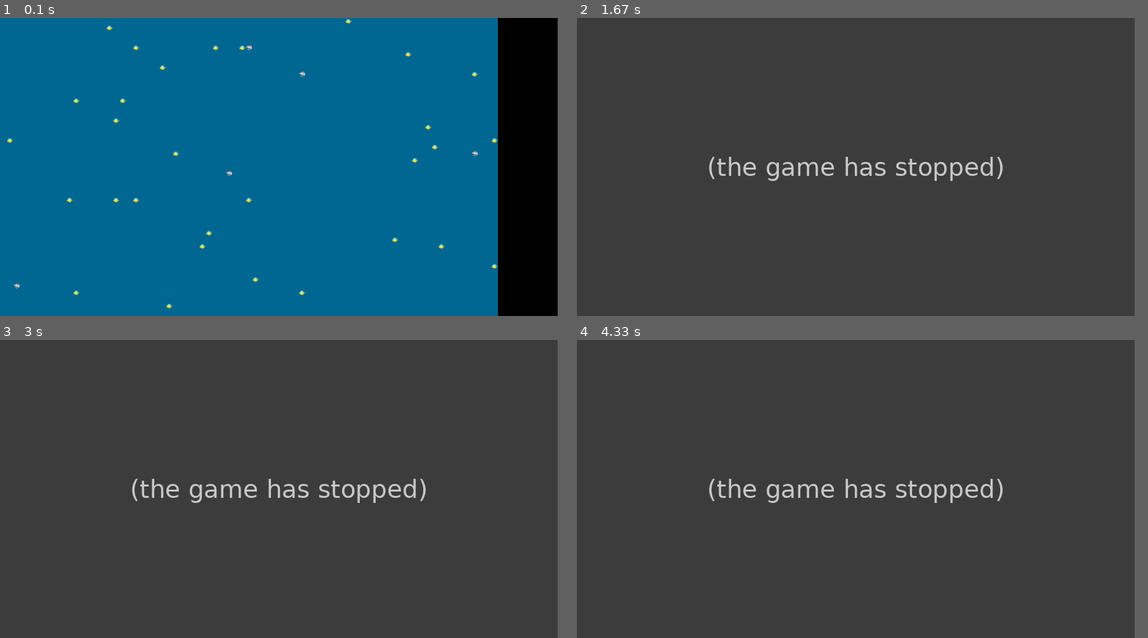
Above: before the commit, frames 1-4 (two rows, left to right).
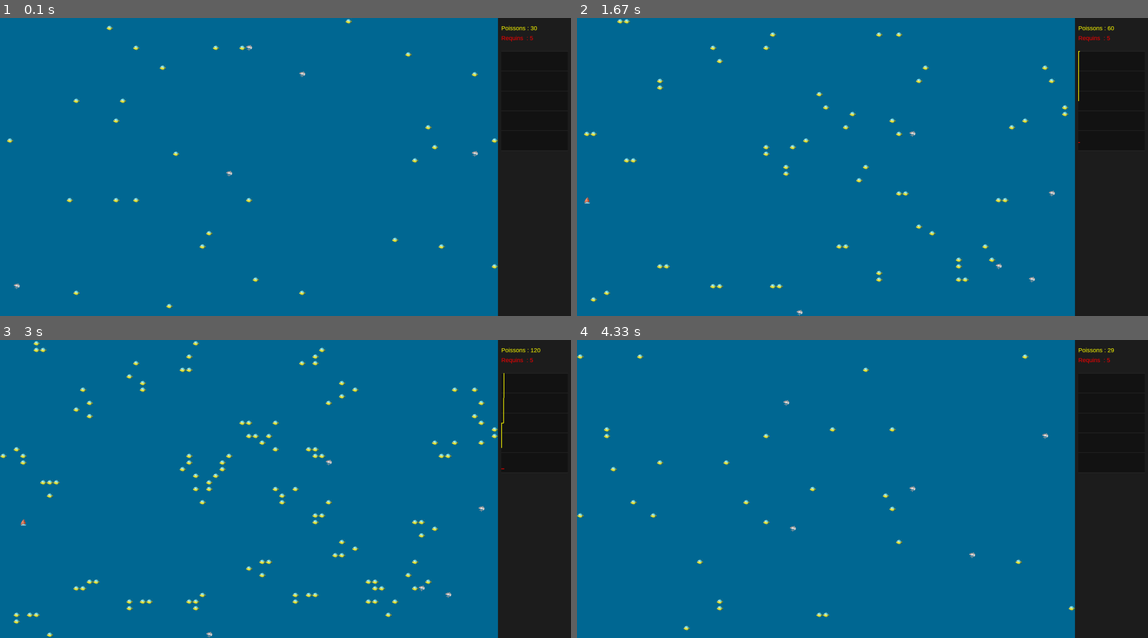
Above: after the commit, the same moments.

Repository: RemiVander/wator_projekt
Game: pygame game, started from main.py
The game is run twice, just before and just after one commit, with the same random seed, the same clock (stepped at 60 frames per second) and the same inputs.
Inputs:
- Up to frame 1 (0.1 s): no input
- Up to frame 2 (1.67 s): hold R 0.33-0.8 s; hold P 0.83-1.3 s
- Up to frame 3 (3 s): hold P 2.43-2.98 s
- Up to frame 4 (4.33 s): hold R from 4.18 s (still down)
In our replay, the window is 879x470 before the commit and 900x470 after it. These sizes can differ from the game's own. Grey fills any space a smaller window leaves; there, only what the larger window draws over its background counts as a difference.

The runs differ from the first frame. In frame 1, 7.2% of the frame differs, in the area x 87-98%, y 0-100%; in frame 2, 98%, in the area x 0-98%, y 0-100%; in frame 3, 98%; in frame 4, 98%.
Error before the commit: AttributeError: 'PygameDisplay' object has no attribute 'population_history' (main.py line 43); the game stopped at 0.4 s (later frames are placeholders)

Commit message:
stats et readme

Diff:
--- a/main.py
+++ b/main.py
@@ -4,7 +4,6 @@
 from models.fish import Fish
 from models.shark import Shark
 from pygame_display import PygameDisplay
-
 
 CELL_SIZE = 20
 FPS = 5
@@ -15,33 +14,33 @@
     for _ in range(num_fish):
         x = random.randint(0, sea.height - 1)
         y = random.randint(0, sea.width - 1)
-        fish = Fish(x_coordinate=x, y_coordinate=y)
-        sea.add_entity(fish)
+        sea.add_entity(Fish(x, y))
 
     for _ in range(num_sharks):
         x = random.randint(0, sea.height - 1)
         y = random.randint(0, sea.width - 1)
-        shark = Shark(x_coordinate=x, y_coordinate=y)
-        sea.add_entity(shark)
+        sea.add_entity(Shark(x, y))
 
 def main():
-    """Fonction principale pour lancer la simulation avec Pygame."""
+    """Lance la simulation Wator avec affichage Pygame."""
     width, height = 75, 45
     sea = Sea(width=width, height=height)
-    display = PygameDisplay(width=width, height=height, cell_size=20, fps=5)
+    display = PygameDisplay(width=width, height=height, cell_size=CELL_SIZE, fps=FPS, title=WINDOW_TITLE)
     init_entities(sea, num_fish=30, num_sharks=5)
 
     running = True
     while running:
-        if not display.handle_events():
-            running = False
-
-        keys = pygame.key.get_pressed()
-        if keys[pygame.K_r]:
-            sea = Sea(width=width, height=height)
-            init_entities(sea, num_fish=30, num_sharks=5)
-            display.population_history.clear()
-            display.paused = False
+        for event in pygame.event.get():
+            if event.type == pygame.QUIT:
+                running = False
+            elif event.type == pygame.KEYDOWN:
+                if event.key == pygame.K_p:
+                    display.paused = not display.paused
+                elif event.key == pygame.K_r:
+                    sea = Sea(width=width, height=height)
+                    init_entities(sea, num_fish=30, num_sharks=5)
+                    display.population_history.clear()
+                    display.paused = False
 
         if not display.paused:
             sea.update()
@@ -51,6 +50,5 @@
 
     display.close()
 
-
 if __name__ == "__main__":
     main()
--- a/pygame_display.py
+++ b/pygame_display.py
@@ -4,62 +4,127 @@
 from models.trawler import Trawler
 
 # Couleurs
-BLUE = (0, 105, 148)    # Mer
-YELLOW = (255, 255, 0)  # Poisson
-RED = (255, 0, 0)       # Requin
+BLUE = (0, 105, 148)
+YELLOW = (255, 255, 0)
+RED = (255, 0, 0)
+WHITE = (255, 255, 255)
 
 class PygameDisplay:
     def __init__(self, width, height, cell_size=20, fps=5, title="Simulation Wator - Pygame"):
-        """Initialise la fenêtre Pygame."""
         self.width = width
         self.height = height
         self.cell_size = cell_size
-        self.sidebar_width = 180
+        self.sidebar_width = 220
         self.fps = fps
         self.title = title
         self.paused = False
 
-        # Chargement des images
+        # Historique pour les graphes
+        self.population_history = []
+        self.max_history_length = 300
+
+        # Images
         self.fish_image = pygame.transform.scale(pygame.image.load("assets/fish.png"), (cell_size, cell_size))
         self.shark_image = pygame.transform.scale(pygame.image.load("assets/shark.png"), (cell_size, cell_size))
         self.trawler_image = pygame.transform.scale(pygame.image.load("assets/trawler.png"), (cell_size, cell_size))
         self.water_image = pygame.Surface((cell_size, cell_size))
         self.water_image.fill(BLUE)
 
-        # Initialisation Pygame
+        # Init pygame
         pygame.init()
         self.screen = pygame.display.set_mode(
             ((width * cell_size) + self.sidebar_width, height * cell_size)
         )
         pygame.display.set_caption(title)
         self.clock = pygame.time.Clock()
+        self.font = pygame.font.SysFont("Arial", 18)
 
     def draw(self, sea_grid):
-        """Dessine la grille de la mer."""
-        self.screen.fill((0, 0, 0))  # Clear screen
+        """Affiche la mer et la barre latérale."""
+        self.screen.fill((0, 0, 0))
 
-        for x in range(len(sea_grid)):
-            for y in range(len(sea_grid[0])):
+        fish_count, shark_count = 0, 0
+
+        # Affichage des entités
+        for x in range(self.height):
+            for y in range(self.width):
                 rect = pygame.Rect(y * self.cell_size, x * self.cell_size, self.cell_size, self.cell_size)
                 entity = sea_grid[x][y]
-
-                self.screen.blit(self.water_image, rect.topleft)  # Fond bleu pour images transparentes
+                self.screen.blit(self.water_image, rect.topleft)
 
                 if isinstance(entity, Fish) and not isinstance(entity, Shark):
+                    fish_count += 1
                     self.screen.blit(self.fish_image, rect.topleft)
                 elif isinstance(entity, Shark):
+                    shark_count += 1
                     self.screen.blit(self.shark_image, rect.topleft)
                 elif isinstance(entity, Trawler):
                     self.screen.blit(self.trawler_image, rect.topleft)
 
+        # Enregistrement pour le graphique
+        self._update_population_history(fish_count, shark_count)
+        self._draw_sidebar(fish_count, shark_count)
+
         pygame.display.flip()
 
+    def _update_population_history(self, fish, sharks):
+        self.population_history.append((fish, sharks))
+        if len(self.population_history) > self.max_history_length:
+            self.population_history.pop(0)
+
+    def _draw_sidebar(self, fish_count, shark_count):
+        """Affiche les stats texte et le graphe sur le côté droit."""
+        sidebar_x = self.width * self.cell_size
+        pygame.draw.rect(self.screen, (30, 30, 30), (sidebar_x, 0, self.sidebar_width, self.height * self.cell_size))
+
+        # Texte
+        fish_text = self.font.render(f"Poissons : {fish_count}", True, YELLOW)
+        shark_text = self.font.render(f"Requins  : {shark_count}", True, RED)
+        self.screen.blit(fish_text, (sidebar_x + 10, 20))
+        self.screen.blit(shark_text, (sidebar_x + 10, 50))
+
+        # Graphique
+        graph_x = sidebar_x + 10
+        graph_y = 100
+        graph_w = self.sidebar_width - 20
+        graph_h = 300  # ← Zone plus grande
+
+        pygame.draw.rect(self.screen, (20, 20, 20), (graph_x, graph_y, graph_w, graph_h))
+
+        # Lignes horizontales d’aide
+        for i in range(6):
+            y = graph_y + i * (graph_h // 5)
+            pygame.draw.line(self.screen, (50, 50, 50), (graph_x, y), (graph_x + graph_w, y), 1)
+
+        # Tracé du graphe
+        if len(self.population_history) >= 2:
+            max_val = max(
+                max(f for f, _ in self.population_history),
+                max(s for _, s in self.population_history),
+                1
+            )
+            scale_y = graph_h / max_val
+            scale_x = graph_w / self.max_history_length
+
+            for i in range(1, len(self.population_history)):
+                x1 = graph_x + int((i - 1) * scale_x)
+                x2 = graph_x + int(i * scale_x)
+
+                f1, s1 = self.population_history[i - 1]
+                f2, s2 = self.population_history[i]
+
+                y1_f = graph_y + graph_h - int(f1 * scale_y)
+                y2_f = graph_y + graph_h - int(f2 * scale_y)
+                y1_s = graph_y + graph_h - int(s1 * scale_y)
+                y2_s = graph_y + graph_h - int(s2 * scale_y)
+
+                pygame.draw.line(self.screen, YELLOW, (x1, y1_f), (x2, y2_f), 2)
+                pygame.draw.line(self.screen, RED, (x1, y1_s), (x2, y2_s), 2)
+
     def tick(self):
-        """Limite le framerate."""
         self.clock.tick(self.fps)
 
     def handle_events(self):
-        """Gère les événements Pygame."""
         for event in pygame.event.get():
             if event.type == pygame.QUIT:
                 return False
@@ -69,5 +134,4 @@
         return True
 
     def close(self):
-        """Ferme proprement Pygame."""
         pygame.quit()
Not shown, changed: README.md
